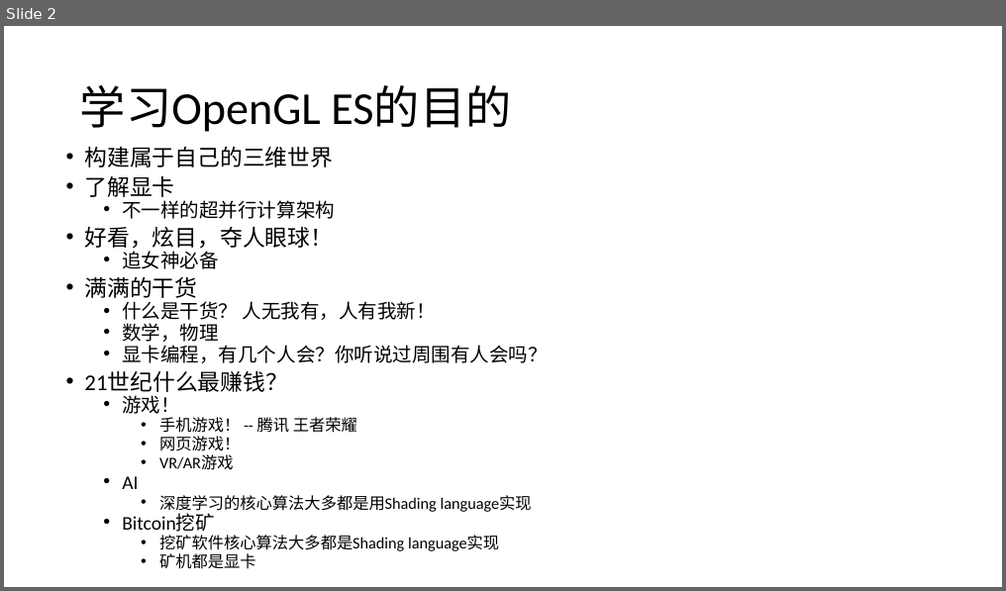
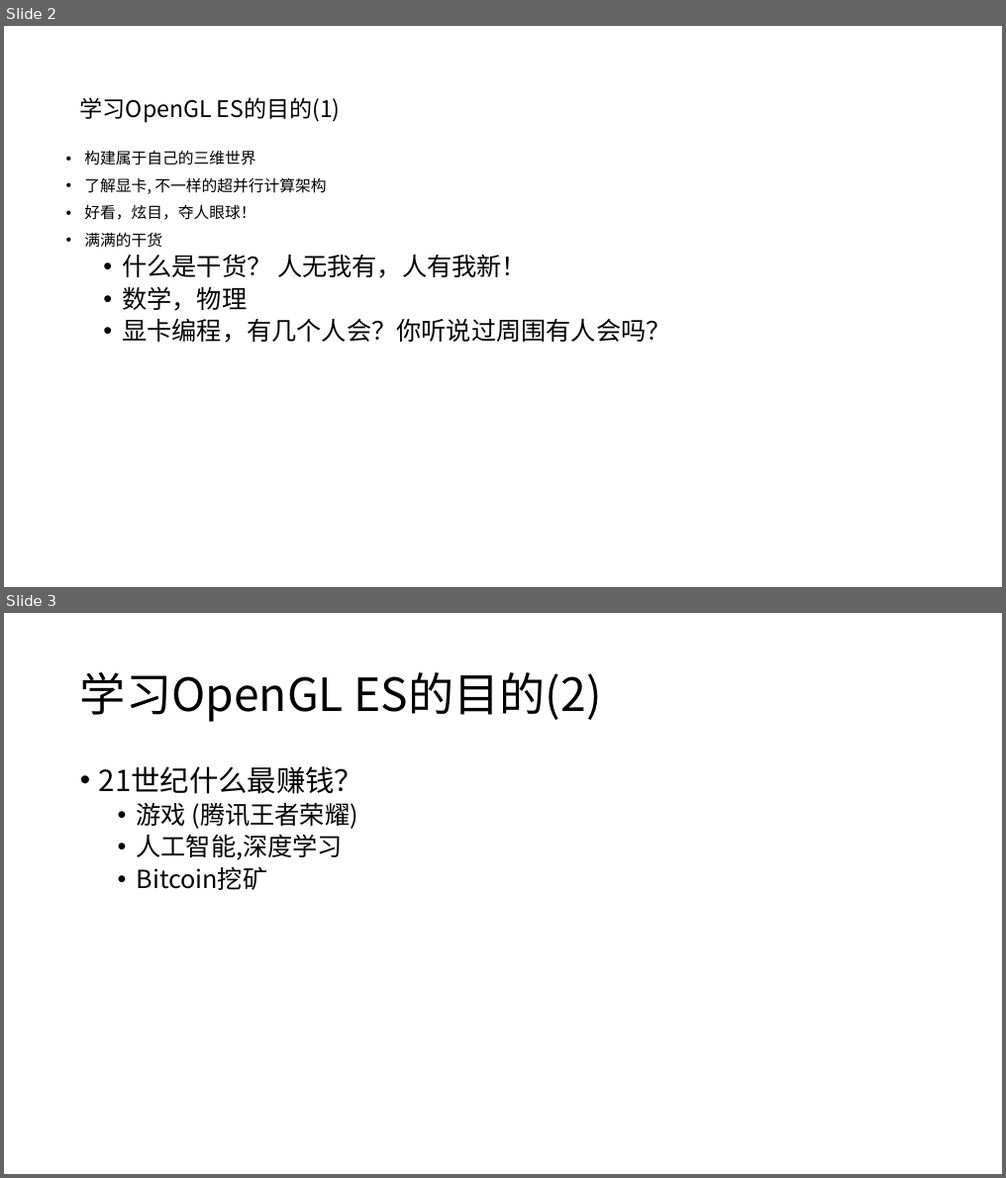
Before and after one commit to talentzxf/LearningAndroid, a slide deck: PPT/OpenGLTutorial_1.pptx. Shown one above the other, each under a label of ours: slide 2 before the commit, slides 2 and 3 after it. The pictures are 1006x591 and 1006x1178 pixels, drawn with LibreOffice and Linux fonts; fonts in the diff are those of the drawing. Boxes give left, top, right and bottom in pixels: in the first picture for what was removed or moved away, otherwise in the second. Text is boxed around its words. In the diff, an @@ line names an element or a change of style, - is before the commit and + after.

```diff
--- a/PPT/OpenGLTutorial_1.pptx
+++ b/PPT/OpenGLTutorial_1.pptx
@@ slide 3 added at (4,613,1002,1174), background #FFFFFF @@
@@ title added at (80,672,602,722), 44 pt, text #000000 @@
+学习OpenGL ES的目的(2)
@@ text added at (99,766,363,890), 24 pt, text #000000 @@
+• 21世纪什么最赚钱？
+  • 游戏 (腾讯王者荣耀)
+  • 人工智能,深度学习
+  • Bitcoin挖矿
@@ slide 2 changed as well @@
@@ title at (80,97,341,123): text changed; size 44 to 22 pt; font Calibri to Noto Sans CJK SC @@
-学习OpenGL ES的目的
+学习OpenGL ES的目的(1)
@@ text at (84,150,670,343): size 21.7 to 15 pt in "构建属于自己的三维世界", "好看，炫目，夺人眼球！", "满满的干货"; font Calibri to Noto Sans CJK SC in "构建属于自己的三维世界", "好看，炫目，夺人眼球！", "满满的干货", "什么是干货？ 人无我有，人有我新！" and 2 more places; size 18.6 to 24 pt in "什么是干货？ 人无我有，人有我新！", "数学，物理", "显卡编程，有几个人会？你听说过周围有人会吗？"; line spacing 0.7 to 0.9 @@
@@ text at (84,177,326,194): text changed; size 18.6 to 15 pt; font Calibri to Noto Sans CJK SC @@
-• 了解显卡
-  • 不一样的超并行计算架构
+• 了解显卡, 不一样的超并行计算架构
@@ text at (122,248,219,270): paragraph removed @@
-  • 追女神必备
@@ text at (84,371,532,570): paragraphs removed @@
-• 21世纪什么最赚钱？
-  • 游戏！
-    • 手机游戏！ -- 腾讯 王者荣耀
-    • 网页游戏！
-    • VR/AR游戏
-  • AI
-    • 深度学习的核心算法大多都是用Shading language实现
-  • Bitcoin挖矿
-    • 挖矿软件核心算法大多都是Shading language实现
-    • 矿机都是显卡
```
Also in this commit, not shown: 6 other slides changed, 1 other file.
